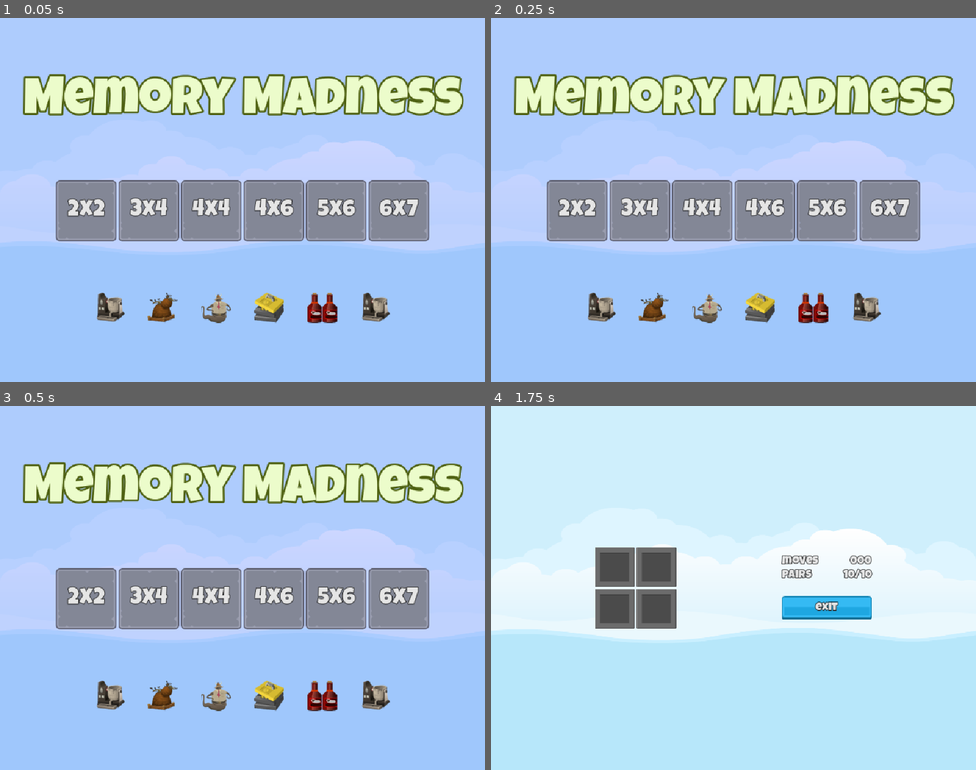
Above: before the commit, frames 1-4 (two rows, left to right).
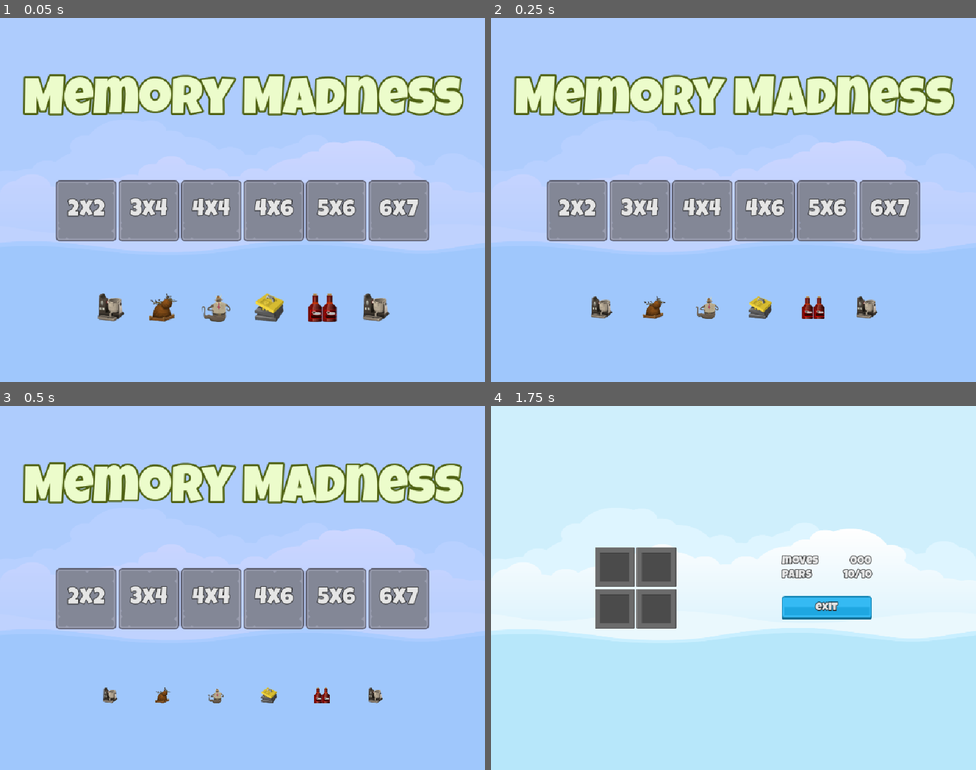
Above: after the commit, the same moments.

Repository: Valantis-Siomos/memory-madness
Game: Godot game, scene res://Scenes/Master/master.tscn
The game is run twice, just before and just after one commit, with the same random seed, the same clock (stepped at 60 frames per second) and the same inputs.
Inputs (mouse positions are in pixels of both pictures, inside the frame that each line leads up to):
- Up to frame 1 (0.05 s): no input
- Up to frame 2 (0.25 s): no input
- Up to frame 3 (0.5 s): no input
- Up to frame 4 (1.75 s): click "2x2" at 0.5 s; click (612, 566) at 1.25 s

The runs differ from the first frame. In frame 1, 0.6% of the frame differs, in the area x 19-81%, y 75-84%; in frame 2, 1.5%; in frame 3, 1.8%; in frame 4, nothing differs.

Commit message:
tween for rotate-time-size

Diff:
--- a/Scenes/FrontSprite/FrontSprite.gd
+++ b/Scenes/FrontSprite/FrontSprite.gd
@@ -3,4 +3,29 @@
 
 # Called when the node enters the scene tree for the first time.
 func _ready() -> void:
+	set_random_item_image()
+	run_me()
+
+
+
+
+func set_random_item_image() -> void:
 	texture = ImageManager.get_random_item_image()
+
+
+func get_random_spin_time() -> float:
+	return randf_range(1.0, 2.0)
+
+
+func get_random_rotation() -> float:
+	return deg_to_rad(randf_range(-360, 360))
+
+
+func run_me() -> void:
+	var tween: Tween = create_tween()
+	tween.tween_property(self, "scale", Vector2(0.05,0.05), 1.0)
+	tween.tween_callback(set_random_item_image)
+	tween.tween_property(self, "scale", Vector2(1,1), 1.0)
+	tween.tween_property(self, "rotation", get_random_rotation(), get_random_spin_time())
+	tween.tween_interval(0.05)
+	tween.tween_callback(run_me)
--- a/Scenes/FrontSprite/FrontSprite.tscn
+++ b/Scenes/FrontSprite/FrontSprite.tscn
@@ -6,5 +6,6 @@
 [node name="FrontSprite" type="TextureRect" unique_id=563506147]
 offset_right = 40.0
 offset_bottom = 40.0
+pivot_offset_ratio = Vector2(0.5, 0.5)
 texture = ExtResource("1_dw5qn")
 script = ExtResource("2_g3sii")
